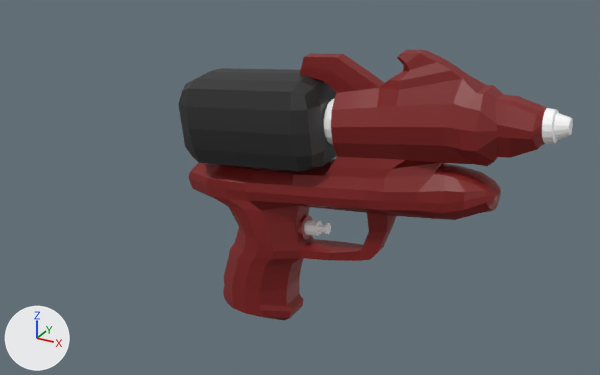
Before and after pictures for a commit that changed the FBX model Assets/Models/Pistol.fbx.
Rendered twice from a 50 mm camera at (0.43, -0.298, 0.536) aimed at (0.289, -0.041, 0.408). Lighting does not change. The marker at lower left points along +X, +Y and +Z. The first picture is the older version.

Names of what the first picture shows: 'pCube1', 'pistol1'.
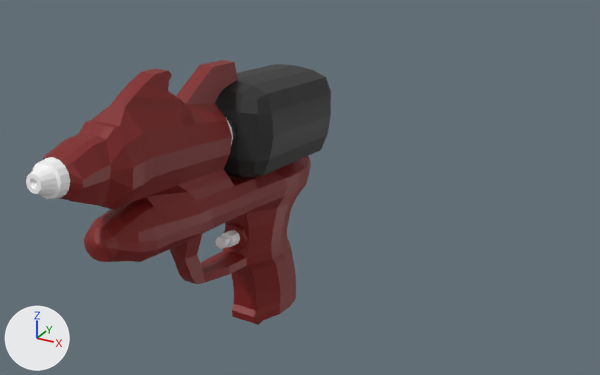
Boxes (x1, y1, x2, y2) around the edits, measured in the pictures (600 x 375 px):
'pistol1', turned: before (188, 49, 573, 321); after (26, 60, 311, 325)
'pCube1', turned: before (178, 68, 336, 171); after (215, 64, 331, 178)

Edits to the bpy script that builds the scene:
```text
Change ob_pistol1:
    ob_pistol1.rotation_euler: (0.0, 0.0, 0.0) -> (0.0, -1.571, 0.0)  # degrees (0, 0, 0) -> degrees (0, -90, 0)
Change ob_pcube1:
    ob_pcube1.rotation_euler: (0.0, 0.0, 0.0) -> (0.0, -1.571, 0.0)  # degrees (0, 0, 0) -> degrees (0, -90, 0)
```
